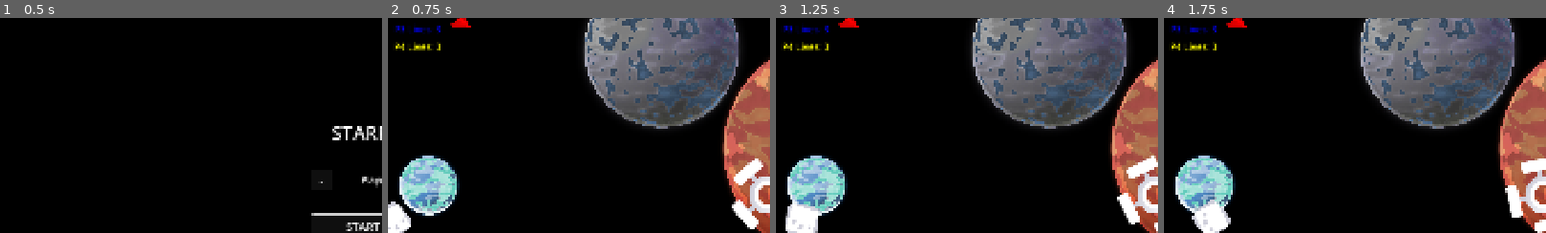
Above: before the commit, frames 1-4 (left to right).
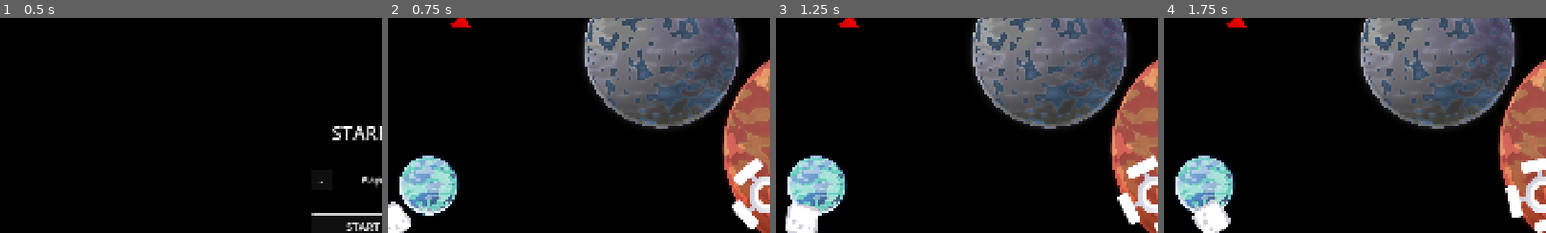
Above: after the commit, the same moments.

Repository: Teeohbee/CelestialMeadow
Game: Godot game, scene res://menu.tscn
Two runs of this game, one before a commit and one after it. Both use one fixed random seed, a clock stepped at 60 frames per second and the inputs below.
Inputs:
- Up to frame 1 (0.5 s): no input
- Up to frame 2 (0.75 s): click "START GAME" at 0.5 s
- Up to frame 3 (1.25 s): no input
- Up to frame 4 (1.75 s): no input
The pictures show only the part of the screen within x 0-50%, y 9-59%; the shares and areas given below are measured in that part.

Frame 1 is identical in both runs. In frame 2, 0.4% of the frame differs, in the area x 2-14%, y 3-16%; in frame 3, 0.4%; in frame 4, 0.4%.
Error before the commit: Parse Error: Expected closing ")" after grouping expression. (res://hud.gd:16)

Commit message:
Fix string formatting - use array instead of tuple

Diff:
--- a/hud.gd
+++ b/hud.gd
@@ -13,4 +13,4 @@
 
 func update_lives(player_number: int, lives: int):
 	if player_number < player_labels.size():
-		player_labels[player_number].text = "P%d Lives: %d" % (player_number + 1, lives)
+		player_labels[player_number].text = "P%d Lives: %d" % [player_number + 1, lives]
